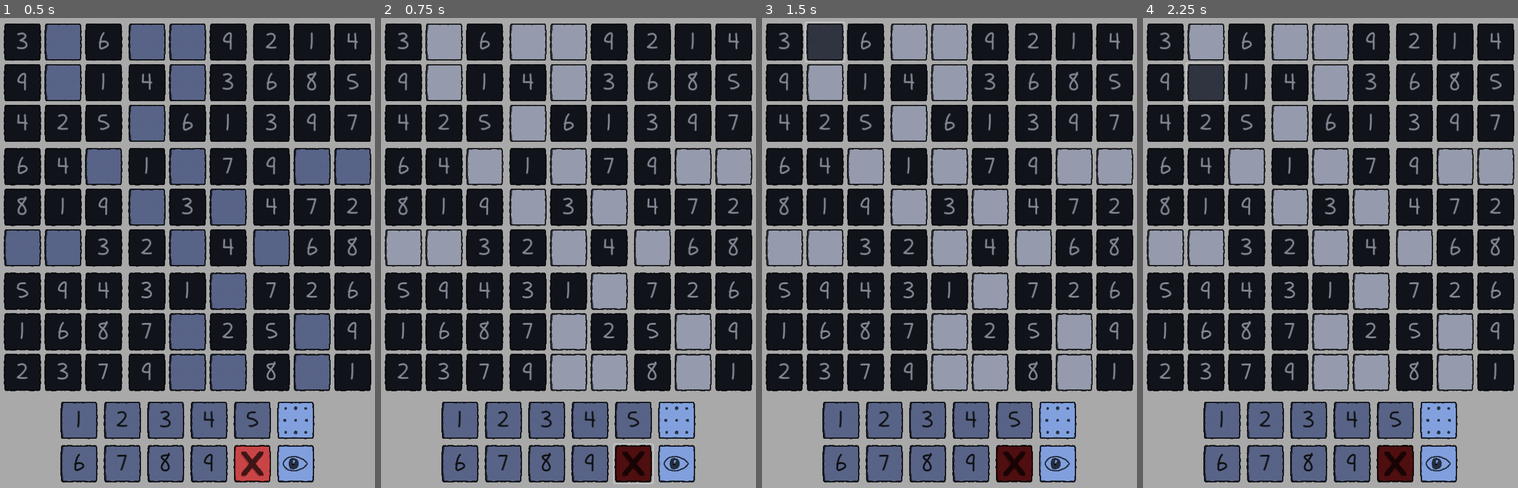
Above: before the commit, frames 1-4 (left to right).
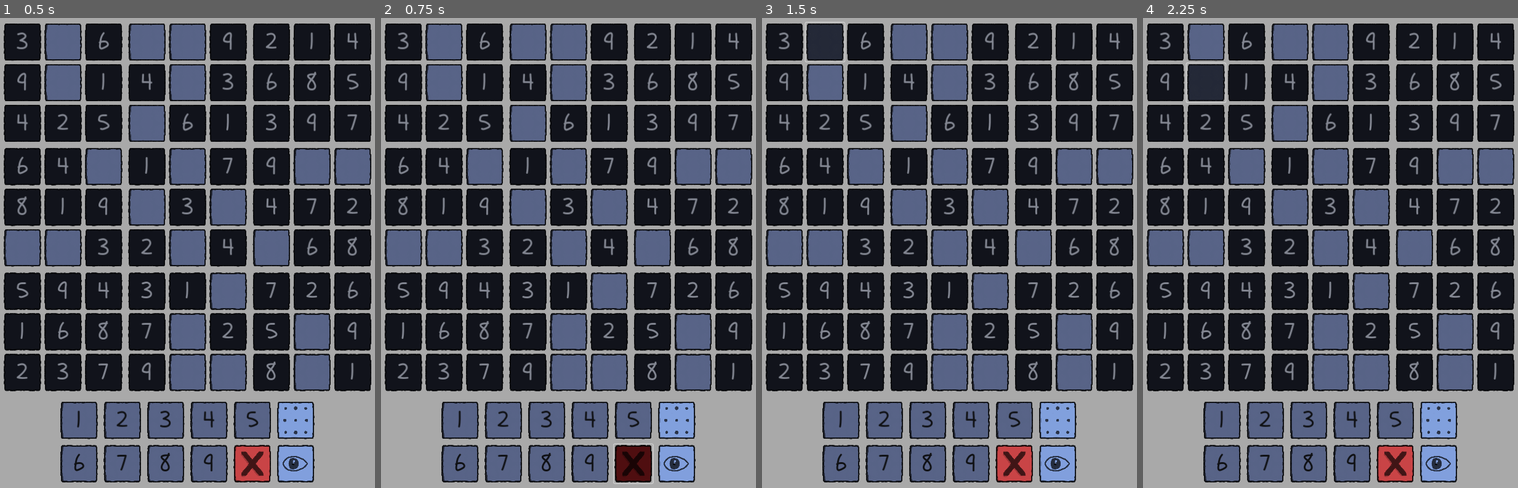
Above: after the commit, the same moments.

Repository: gitMickehh/soduku-recreation
Game: Godot game, scene res://soduku_scene.tscn
The game is run twice, just before and just after one commit, with the same random seed, the same clock (stepped at 60 frames per second) and the same inputs.
Inputs (mouse positions are in pixels of both pictures, inside the frame that each line leads up to):
- Up to frame 1 (0.5 s): no input
- Up to frame 2 (0.75 s): click (632, 464) at 0.5 s
- Up to frame 3 (1.5 s): click (825, 41) at 1.27 s
- Up to frame 4 (2.25 s): click (1206, 83) at 2.02 s

Frame 1 is identical in both runs. In frame 2, 15% of the frame differs, in the area x 1-99%, y 1-80%; in frame 3, 15%, in the area x 1-99%, y 1-99%; in frame 4, 15%.

Commit message:
fixed highlighting! :D yay 🎊

Diff:
--- a/scripts/button_logic.gd
+++ b/scripts/button_logic.gd
@@ -121,7 +121,7 @@
 	input_obj.new_input_chosen.connect(_new_input_chosen)
 
 func _new_input_chosen(new_input: int) -> void:
-	if get_number() == new_input:# && new_input != 0:
+	if get_number() == new_input && new_input != 0:
 		#print("my numebr is chosen!")
 		set_state(BUTTON_STATE.HIGHLIGHTED)
 	else:
@@ -182,8 +182,8 @@
 
 func set_state(new_state: BUTTON_STATE) -> void:
 	previous_state = button_state
+	button_state = new_state
 	#print("previous state: " + str(previous_state))
-	button_state = new_state
 	#print("after: previous state: " + str(previous_state))
 
 	match button_state:
@@ -199,6 +199,7 @@
 		BUTTON_STATE.HIGHLIGHTED:
 			_HL_state_look_update(previous_state)
 		BUTTON_STATE.LOCKED:
+			default_color()
 			disabled = true
 		BUTTON_STATE.INPUT_SELECTED:
 			disabled = true
@@ -211,8 +212,8 @@
 func prev_state() -> void:
 	set_state(previous_state)
 
-func _HL_state_look_update(state) -> void:
-	match state:
+func _HL_state_look_update(old_state) -> void:
+	match old_state:
 		BUTTON_STATE.DEFAULT:
 			default_color_HL()
 		BUTTON_STATE.DUPLICATE:
--- a/scripts/input_lines_container_manager.gd
+++ b/scripts/input_lines_container_manager.gd
@@ -6,6 +6,7 @@
 
 @onready var toggle_candidates_mode_button: Button_Logic = $Input_Line_1/candidates_input
 @onready var candidates_view_mode_button: Button_Logic = $Input_Line_2/candidates_view
+@onready var remove_button: Button_Logic = $Input_Line_2/X
 
 signal new_input_chosen(new_input: int)
 signal toggle_candidate_view_signal(togglethingy: bool)
@@ -17,7 +18,7 @@
 	var children = get_children()
 	for child in children:
 		if child is Button_Logic:
-			if child.text == "f":
+			if child.text == "f" || child.text == "X":
 				child.text = ""
 				continue
 			buttons.append(child)
@@ -28,7 +29,7 @@
 			var childrens_children = child.get_children()
 			for child_2 in childrens_children:
 				if child_2 is Button_Logic:
-					if child_2.text == "f":
+					if child_2.text == "f" || child_2.text == "X":
 						child_2.text = ""
 						continue
 					buttons.append(child_2)
@@ -61,12 +62,14 @@
 
 func _update_buttons_colors() -> void:
 	for button in buttons:
-		if button.text == "X":
-			button.update_button_look(remove_styleboxGroup)
-			button.text = ""
-		else:
-			button.default_color()
+		button.default_color()
 		button.toggle_hints(false)
+
+	remove_button.text = ""
+	remove_button.update_button_look(remove_styleboxGroup)
+	remove_button.connect("pressed", func ():
+		_on_input_button_pressed(remove_button)
+	)
 
 	toggle_candidates_mode_button.update_button_look(candidate_input_mode_styleboxGroup)
 	toggle_candidates_mode_button.toggle_hints(false)
--- a/texture_styleboxes_BW_raw/default_HL_D_button.tres
+++ b/texture_styleboxes_BW_raw/default_HL_D_button.tres
@@ -8,4 +8,4 @@
 axis_stretch_horizontal = 2
 axis_stretch_vertical = 2
 region_rect = Rect2(0, 512, 512, 512)
-modulate_color = Color(0.671772, 0.809899, 0.86737, 1)
+modulate_color = Color(0.800019, 0.886334, 0.922779, 1)
